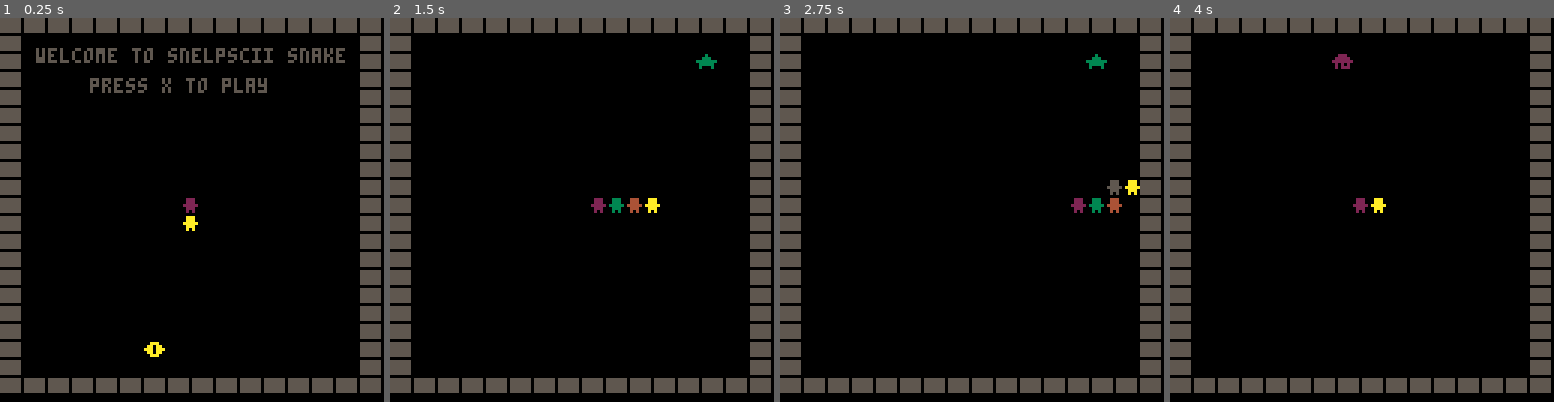
Above: before the commit, frames 1-4 (left to right).
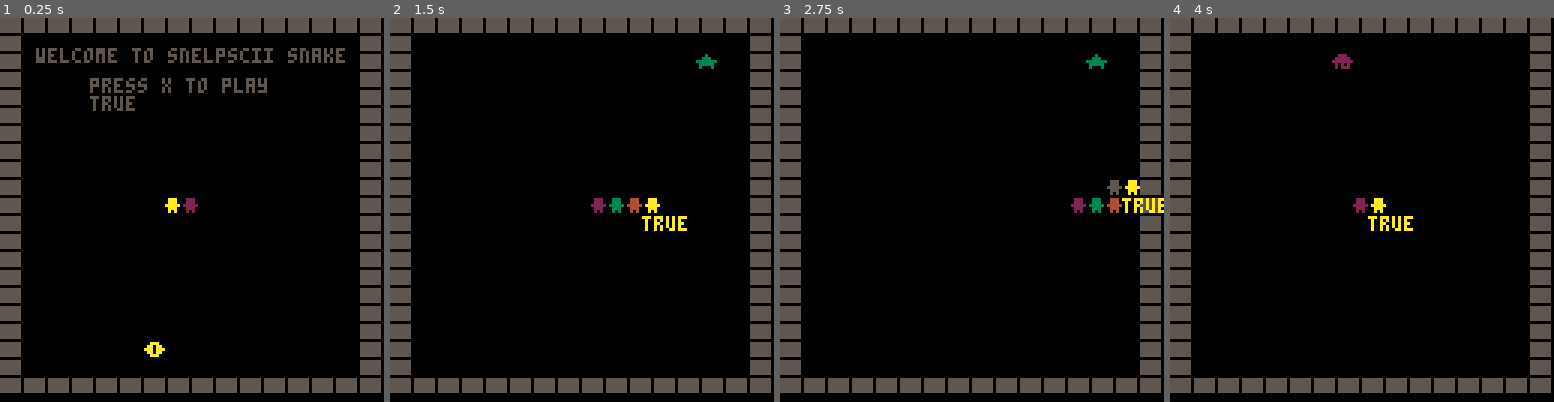
Above: after the commit, the same moments.

Repository: Aeklad/pico8
Game: PICO-8 cartridge snelpi.p8
Two runs of this game, one before a commit and one after it. Both use one fixed random seed, a clock stepped at 60 frames per second and the inputs below.
Inputs:
- Up to frame 1 (0.25 s): no input
- Up to frame 2 (1.5 s): tap O (Z key) at 0.7 s
- Up to frame 3 (2.75 s): hold Right 1.6-2.1 s; tap O (Z key) at 1.7, 2.1, 2.5 s; hold Up 2.15-2.42 s; hold Right from 2.47 s (still down)
- Up to frame 4 (4 s): tap O (Z key) at 2.9, 3.3, 3.7 s; release Right at 3.03 s; hold Left 3.08-3.58 s; hold Down 3.63-3.97 s

The runs differ from the first frame. In frame 1, 0.4% of the frame differs, in the area x 23-52%, y 20-56%; in frame 2, 0.2%; in frame 3, 0.2%; in frame 4, 0.2%.

Commit message:
Add files via upload
artificial dumbness upgrade

Diff:
--- a/snelpi.p8
+++ b/snelpi.p8
@@ -29,6 +29,7 @@
  gameover=2
  state=title
  t=0
+ distance=abs(x*xo-xr)>abs(y*yo-yr)
 end
 
 function init_play()
@@ -50,6 +51,15 @@
 end
 
 function artificialdumness()
+ if y*yo<yr then
+  dy=1
+  dx=0
+ elseif y*yo>yr then
+  dy=-1
+  dx=0
+ else
+  dy=0
+ end
  if x*xo<xr then
   dx=1
   dy=0
@@ -59,14 +69,17 @@
  else
   dx=0
  end
- if y*yo<yr then
-  dy=1
+end
+
+function ternary()
+ if distance then
+  dy=0
+  dx=x*xo<xr and 1 or -1
+  distance=x*xo != xr
+ else
   dx=0
- elseif y*yo>yr then
-  dy=-1
-  dx=0
- else
-  dy=0
+  dy=y*yo<yr and 1 or -1
+  distance=y*yo != yr
  end
 end
 
@@ -84,11 +97,12 @@
  y=y%21
 
  if x==xr/xo and y==yr/yo then
-   xr=6+flr(rnd(18))*xo
-   yr=6+flr(rnd(18))*yo
-   fruit=1+flr(rnd(#fr-1))
-   colr=1+flr(rnd(#cl-1))
-   l+=1
+  xr=6+flr(rnd(18))*xo
+  yr=6+flr(rnd(18))*yo
+  fruit=1+flr(rnd(#fr-1))
+  colr=1+flr(rnd(#cl-1))
+  l+=1
+  distance=abs(x*xo-xr)>abs(y*yo-yr)
  end
 
  if t==s then
@@ -104,7 +118,8 @@
   bc=l
  end
  if state==title then
-  artificialdumness()
+  --artificialdumness()
+  ternary()
   if btnp(4) then
    init_play()
    state=playing
@@ -167,6 +182,7 @@
   print("welcome to snelpscii snake",12,10,bc)
   print("press x to play",30,20,bc)
  end
+ print(distance)
 end
 __gfx__
 00000000000000000000000000000000000000000000000000000000000000000000000000000000000000000000000000000000000000000000000000000000
